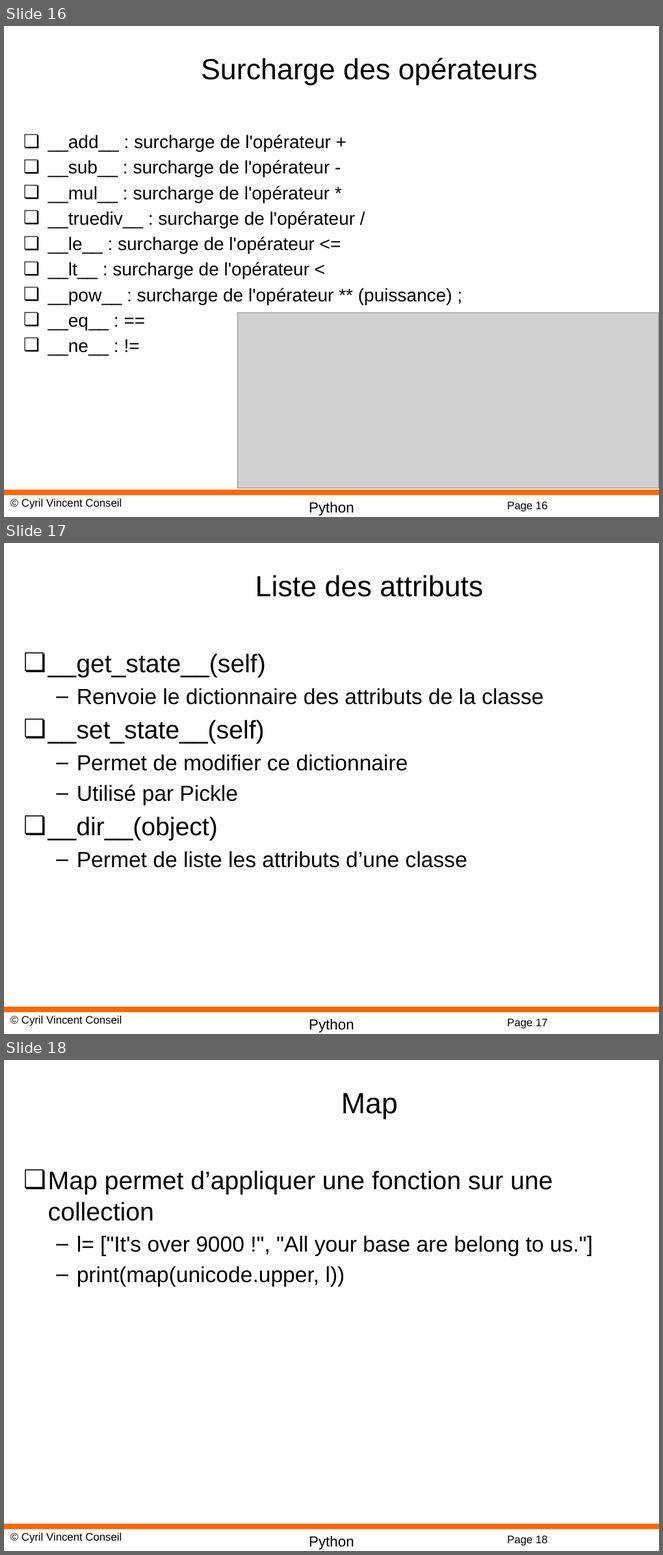
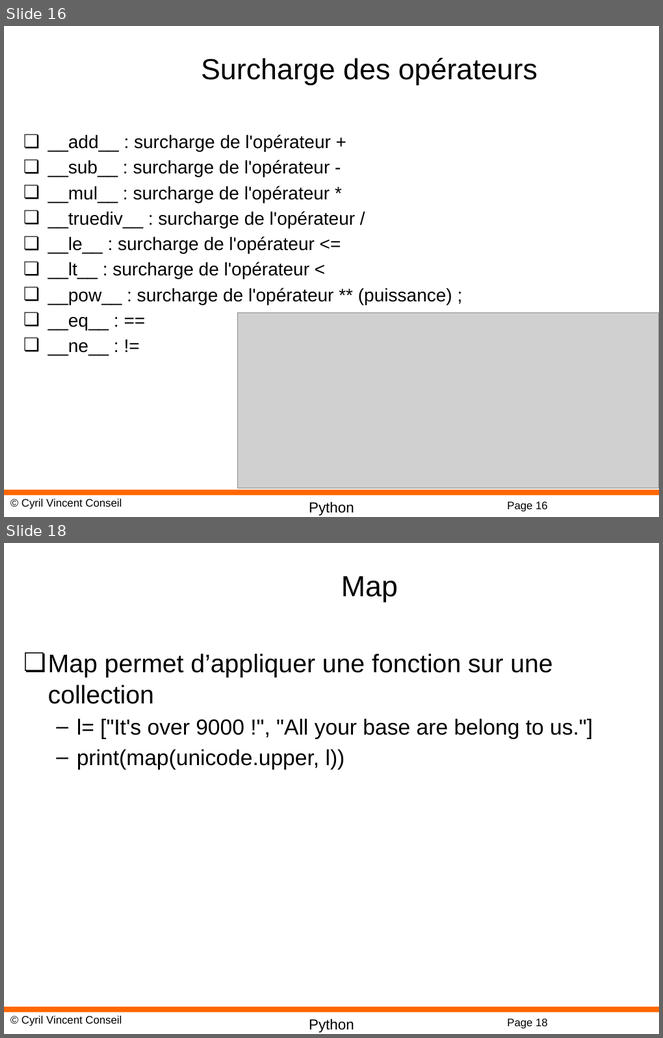
Before and after one commit to cyrilvincent/python-advanced, a slide deck: PPT/Python15-Reflexion.pptx. Shown one above the other, each under a label of ours: slides 16, 17 and 18 before the commit, slides 16 and 18 after it; the slides between them are not shown. The pictures are 663x1555 and 663x1038 pixels, drawn with LibreOffice and Linux fonts; fonts in the diff are those of the drawing; grey boxes stand for pictures; background and template pictures are left out. Boxes give left, top, right and bottom in pixels: in the first picture for what was removed or moved away, otherwise in the second. Text is boxed around its words. In the diff, an @@ line names an element or a change of style, - is before the commit and + after.

```diff
--- a/PPT/Python15-Reflexion.pptx
+++ b/PPT/Python15-Reflexion.pptx
@@ slide 17 removed at bbox=[4, 543, 659, 1034], background #FFFFFF; not listed: 4 template elements that a slide beside it also shows @@
@@ title removed at bbox=[256, 575, 483, 597] @@
-Liste des attributs
@@ text removed at bbox=[48, 653, 544, 868] @@
-❏ __get_state__(self)
-  – Renvoie le dictionnaire des attributs de la classe
-❏ __set_state__(self)
-  – Permet de modifier ce dictionnaire
-  – Utilisé par Pickle
-❏ __dir__(object)
-  – Permet de liste les attributs d’une classe
```
Also in this commit, not shown: 1 slide added, 4 other files.
